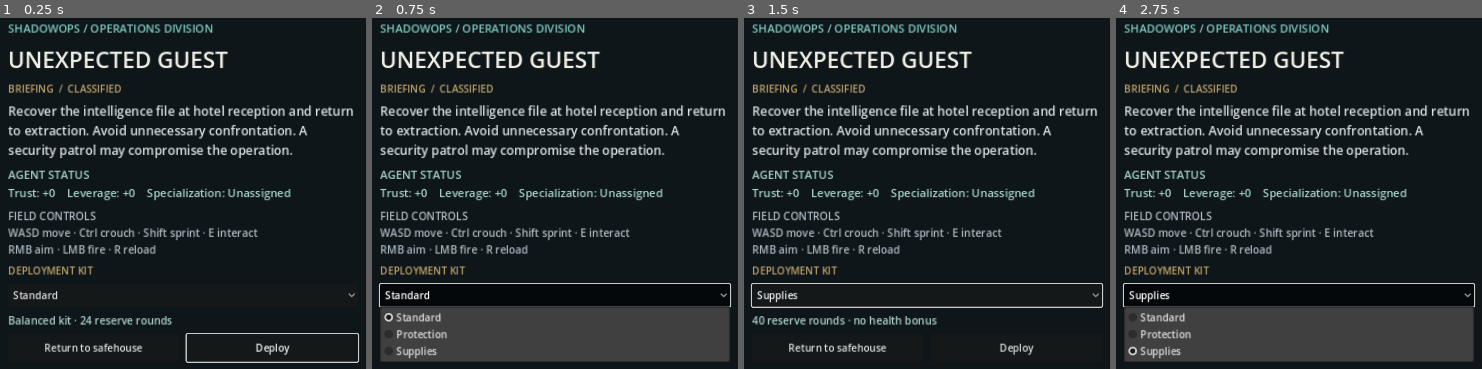
Above: before the commit, frames 1-4 (left to right).
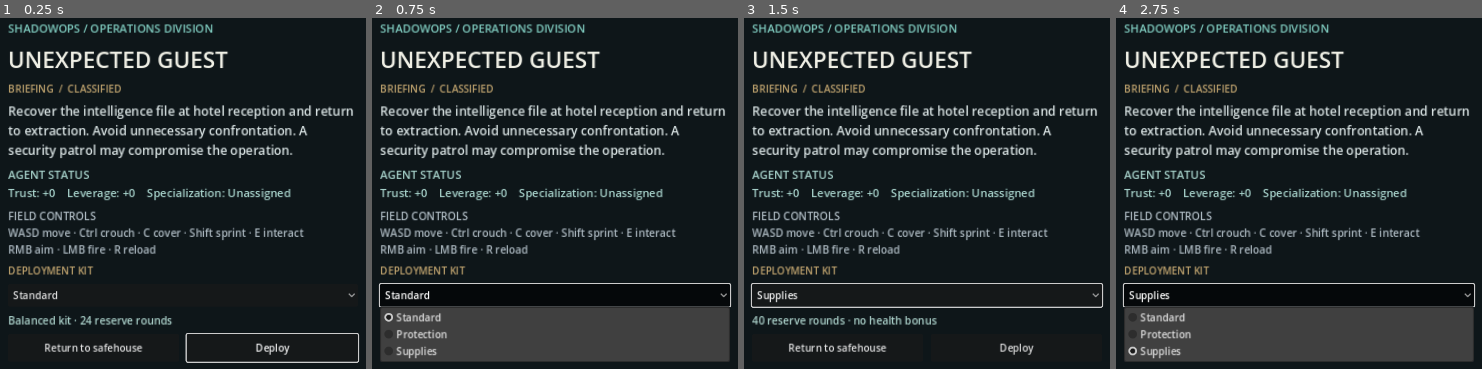
Above: after the commit, the same moments.

Repository: evilsysadmin/ShadowOps-black-protocol
Game: Godot game, scene res://scenes/briefing.tscn
The game is run twice, just before and just after one commit, with the same random seed, the same clock (stepped at 60 frames per second) and the same inputs. This scene is started directly instead of the project's main scene.
Inputs:
- Up to frame 1 (0.25 s): no input
- Up to frame 2 (0.75 s): click "Standard" at 0.5 s
- Up to frame 3 (1.5 s): click "Deploy" at 1.25 s
- Up to frame 4 (2.75 s): click "Supplies" at 2 s

The runs differ from the first frame. In frame 1, 0.7% of the frame differs, in the area x 39-84%, y 59-64%; in frame 2, 0.7%; in frame 3, 0.7%; in frame 4, 0.7%.

Commit message:
feat: allocate saved skill point from briefing

Diff:
--- a/scripts/briefing.gd
+++ b/scripts/briefing.gd
@@ -6,6 +6,9 @@
 var error_label: Label
 var kit_selection: OptionButton
 var kit_description: Label
+var agent_status: Label
+var specialization_row: HBoxContainer
+var specialization_selection: OptionButton
 
 func _ready() -> void:
 	Input.mouse_mode = Input.MOUSE_MODE_VISIBLE
@@ -26,9 +29,11 @@
 	add_line(panel, "Recover the intelligence file at hotel reception and return to extraction. Avoid unnecessary confrontation. A security patrol may compromise the operation.", 20, Color(0.85, 0.89, 0.89))
 	if not Campaign.intel_choice.is_empty():
 		add_line(panel, "REPLAY — Your original campaign decision will be preserved.", 17, Color(0.75, 0.64, 0.43))
-	var skill := Campaign.specialization.capitalize() if not Campaign.specialization.is_empty() else "Unassigned"
-	add_line(panel, "AGENT STATUS\nTrust: %+d    Leverage: %+d    Specialization: %s" % [Campaign.handler_trust(), Campaign.independent_leverage(), skill], 18, Color(0.66, 0.83, 0.80))
-	add_line(panel, "FIELD CONTROLS\nWASD move · Ctrl crouch · Shift sprint · E interact\nRMB aim · LMB fire · R reload", 17, Color(0.68, 0.73, 0.76))
+	agent_status = add_line(panel, "", 18, Color(0.66, 0.83, 0.80))
+	refresh_agent_status()
+	if Campaign.has_skill_point():
+		build_specialization_row(panel)
+	add_line(panel, "FIELD CONTROLS\nWASD move · Ctrl crouch · C cover · Shift sprint · E interact\nRMB aim · LMB fire · R reload", 17, Color(0.68, 0.73, 0.76))
 	add_line(panel, "DEPLOYMENT KIT", 16, Color(0.75, 0.64, 0.43))
 	kit_selection = OptionButton.new()
 	kit_selection.add_item("Standard")
@@ -57,6 +62,41 @@
 	actions.add_child(deploy)
 	error_label = add_line(panel, "", 16, Color(1.0, 0.4, 0.35))
 	deploy.grab_focus()
+
+func refresh_agent_status() -> void:
+	var skill := Campaign.specialization.capitalize() if not Campaign.specialization.is_empty() else "Unassigned"
+	agent_status.text = "AGENT STATUS\nTrust: %+d    Leverage: %+d    Specialization: %s" % [Campaign.handler_trust(), Campaign.independent_leverage(), skill]
+	if Campaign.has_skill_point():
+		agent_status.text += " · 1 unspent point"
+
+func build_specialization_row(panel: VBoxContainer) -> void:
+	specialization_row = HBoxContainer.new()
+	specialization_row.add_theme_constant_override("separation", 8)
+	panel.add_child(specialization_row)
+	specialization_selection = OptionButton.new()
+	specialization_selection.size_flags_horizontal = Control.SIZE_EXPAND_FILL
+	specialization_selection.add_item("Resilience (+20 health)")
+	specialization_selection.add_item("Infiltration (faster crouch)")
+	specialization_selection.add_item("Mobility (faster sprint)")
+	specialization_selection.select(0)
+	specialization_row.add_child(specialization_selection)
+	var apply_button := Button.new()
+	apply_button.text = "Confirm permanent choice"
+	apply_button.pressed.connect(_choose_specialization)
+	specialization_row.add_child(apply_button)
+
+func _choose_specialization() -> void:
+	if transitioning or not Campaign.has_skill_point():
+		return
+	var index := specialization_selection.selected
+	if index < 0 or index >= Campaign.SPECIALIZATIONS.size():
+		return
+	if not Campaign.choose_specialization(Campaign.SPECIALIZATIONS[index]):
+		error_label.text = "Unable to save specialization. Try again."
+		return
+	error_label.text = ""
+	specialization_row.hide()
+	refresh_agent_status()
 
 func update_kit_description(index: int) -> void:
 	match index:
